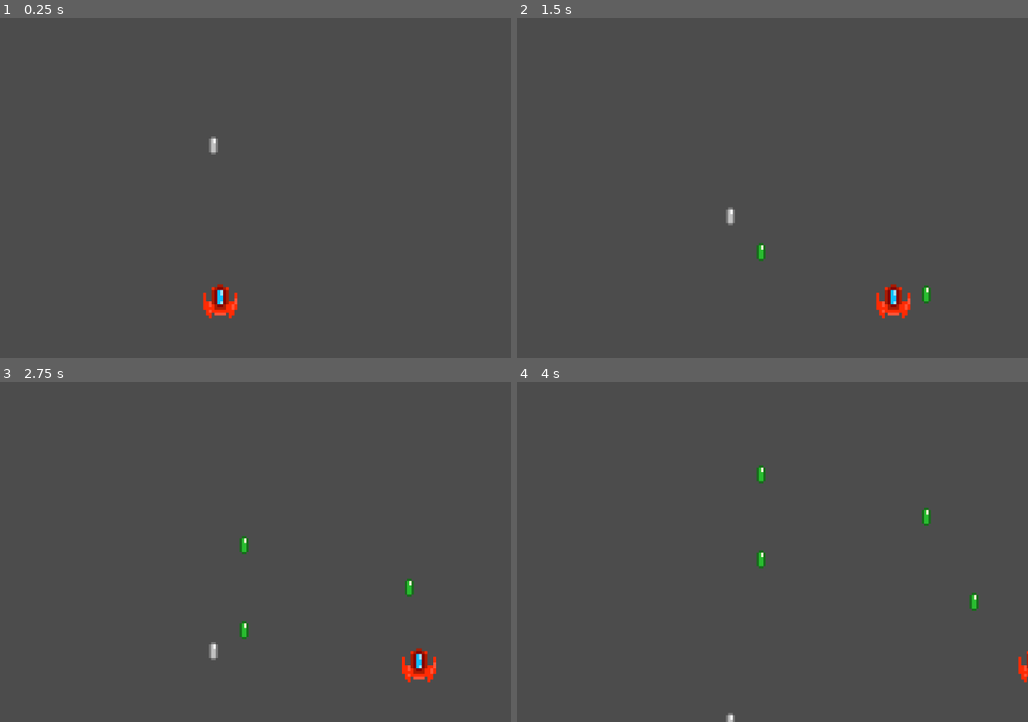
Above: before the commit, frames 1-4 (two rows, left to right).
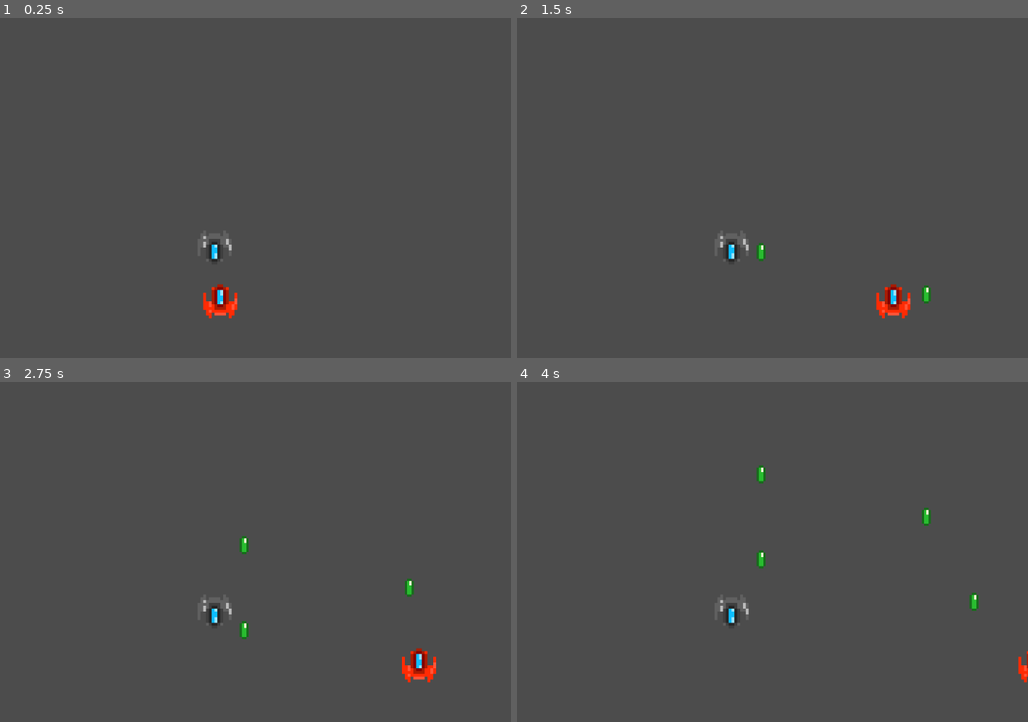
Above: after the commit, the same moments.

Repository: PandorasGit/LudumDare51Submission
Game: Godot game, scene res://World/World.tscn
The game is run twice, just before and just after one commit, with the same random seed, the same clock (stepped at 60 frames per second) and the same inputs.
Inputs:
- Up to frame 1 (0.25 s): no input
- Up to frame 2 (1.5 s): hold D (move_right) 0.53-1.28 s; tap Space (shoot) at 0.6, 1.35 s; hold A (move_left) from 1.28 s (still down)
- Up to frame 3 (2.75 s): release A (move_left) at 2.03 s; hold D (move_right) from 2.03 s (still down); tap Space (shoot) at 2.1 s
- Up to frame 4 (4 s): tap Space (shoot) at 2.85, 3.6 s; release D (move_right) at 3.53 s; hold A (move_left) from 3.53 s (still down)

The runs differ from the first frame. In frame 1, 0.2% of the frame differs, in the area x 39-46%, y 34-72%; in frame 2, 0.2%; in frame 3, 0.2%; in frame 4, 0.2%.

Commit message:
Add enemy

Diff:
--- a/project/BulletSpawner/BulletSpawner.gd
+++ b/project/BulletSpawner/BulletSpawner.gd
@@ -2,14 +2,11 @@
 
 
 signal player_killed
-#signal enemy_killed
+signal enemy_killed
 
 
 onready var _default_bullet := load("res://Bullets/Bullet.tscn")
 onready var _friendly_bullet := load("res://Bullets/FriendlyBullet/FriendlyBullet.tscn")
-
-func _ready():
-	spawn_bullet(Vector3(500, 200, -1))
 
 
 # The Z component is Used to store the id of the bullet
@@ -19,6 +16,7 @@
 		add_child(friendly_bullet)
 		friendly_bullet.position = Vector2(fired_from.x, fired_from.y)
 		friendly_bullet.startTimer()
+		friendly_bullet.connect("killed", self, "_on_friendly_bullet_killed")
 
 	else:
 		var default_bullet = _default_bullet.instance()
@@ -29,3 +27,7 @@
 
 func _on_default_bullet_killed() -> void:
 	emit_signal("player_killed")
+
+
+func _on_friendly_bullet_killed() -> void:
+	emit_signal("enemy_killed")
--- /dev/null
+++ b/project/Enemy/Enemy.gd
@@ -0,0 +1,6 @@
+extends KinematicBody2D
+
+
+
+func _on_killed():
+	queue_free()
--- /dev/null
+++ b/project/Enemy/Enemy.tscn
@@ -0,0 +1,20 @@
+[gd_scene load_steps=4 format=2]
+
+[ext_resource path="res://Enemy/enemy.png" type="Texture" id=1]
+[ext_resource path="res://Enemy/Enemy.gd" type="Script" id=2]
+
+[sub_resource type="RectangleShape2D" id=1]
+extents = Vector2( 6, 6 )
+
+[node name="Enemy" type="KinematicBody2D" groups=["target"]]
+scale = Vector2( 5, 5 )
+collision_layer = 2
+script = ExtResource( 2 )
+
+[node name="Sprite" type="Sprite" parent="."]
+texture = ExtResource( 1 )
+
+[node name="CollisionShape2D" type="CollisionShape2D" parent="."]
+position = Vector2( -1.90735e-07, -1.96695e-07 )
+scale = Vector2( 1, 1 )
+shape = SubResource( 1 )
--- a/project/Player/Player.gd
+++ b/project/Player/Player.gd
@@ -36,5 +36,5 @@
 	_has_fired = false
 
 
-func die():
+func _on_killed():
 	queue_free()
--- a/project/World/World.gd
+++ b/project/World/World.gd
@@ -3,19 +3,19 @@
 
 onready var _player := find_node("Player")
 onready var _bullet_spawner := find_node("BulletSpawner")
-
+###TODO replace this connection with a way to connect per enemy spawn. This is for testing
+onready var _enemy := find_node("Enemy")
 
 func _ready() -> void:
 # warning-ignore:return_value_discarded
 	_player.connect("fired", self, "_on_fired")
 # warning-ignore:return_value_discarded
-	_bullet_spawner.connect("player_killed", self, "_on_player_killed")
+	_bullet_spawner.connect("player_killed", _player, "_on_killed")
+
+# warning-ignore:return_value_discarded
+	_bullet_spawner.connect("enemy_killed", _enemy, "_on_killed")
 
 
 func _on_fired(id: int, fired_from: KinematicBody2D) -> void:
 	var spawn_location := fired_from.position
 	_bullet_spawner.spawn_bullet(Vector3(spawn_location.x, spawn_location.y, id))
-
-
-func _on_player_killed() -> void:
-	_player.die()
--- a/project/World/World.tscn
+++ b/project/World/World.tscn
@@ -1,12 +1,16 @@
-[gd_scene load_steps=4 format=2]
+[gd_scene load_steps=5 format=2]
 
 [ext_resource path="res://Player/Player.tscn" type="PackedScene" id=1]
+[ext_resource path="res://Enemy/Enemy.tscn" type="PackedScene" id=2]
 [ext_resource path="res://World/World.gd" type="Script" id=4]
 [ext_resource path="res://BulletSpawner/BulletSpawner.tscn" type="PackedScene" id=5]
 
 [node name="World" type="Node2D"]
 script = ExtResource( 4 )
 
+[node name="Enemy" parent="." instance=ExtResource( 2 )]
+position = Vector2( 502, 405 )
+
 [node name="BulletSpawner" parent="." instance=ExtResource( 5 )]
 
 [node name="Player" parent="." instance=ExtResource( 1 )]
Binary file added: project/Enemy/enemy.png
Not shown, added: project/Enemy/enemy.png.import
Not shown, changed: README.md
